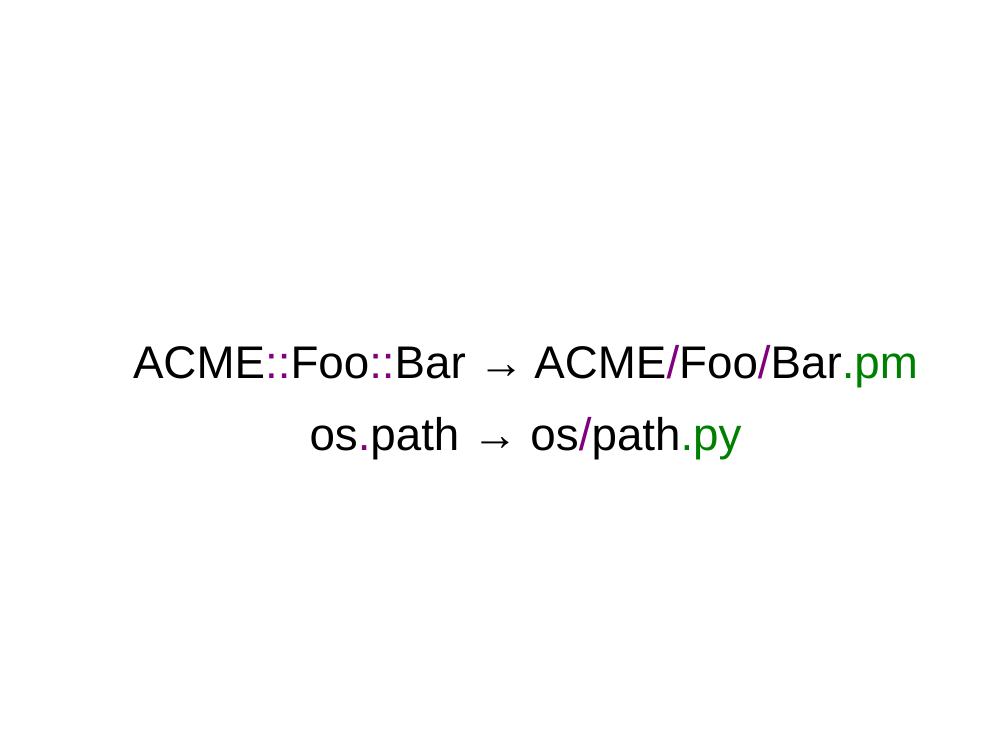
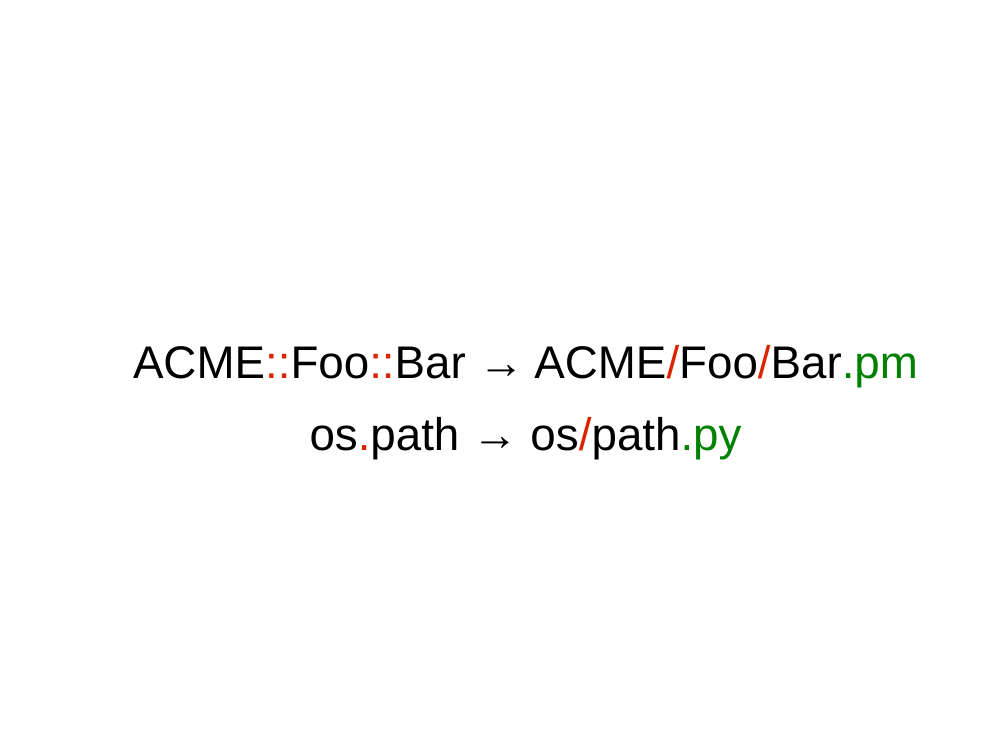
Before and after one commit to niner/talks, a slide deck: slide 3 of A look behind the curtains - module loading in Perl 6/Module loading in Perl 6.odp. Drawn at 1008x756 pixels with LibreOffice and Linux fonts; fonts in the diff are those of the drawing. Boxes give left, top, right and bottom in pixels: in the first picture for what was removed or moved away, otherwise in the second. Text is boxed around its words. In the diff, an @@ line names an element or a change of style, - is before the commit and + after.

```diff
--- a/A look behind the curtains - module loading in Perl 6/Module loading in Perl 6.odp
+++ b/A look behind the curtains - module loading in Perl 6/Module loading in Perl 6.odp
@@ text "ACME::Foo::Bar → ACME/Foo/Bar.pm" at (133,345,918,459): text colour #800080 to #DC2300 in "ACME::Foo::Bar ACME/Foo/Bar.pm", "os.path os/path.py" @@
```
Also in this commit, not shown: 1 other slide changed, 7 slides added, 5 other files.
